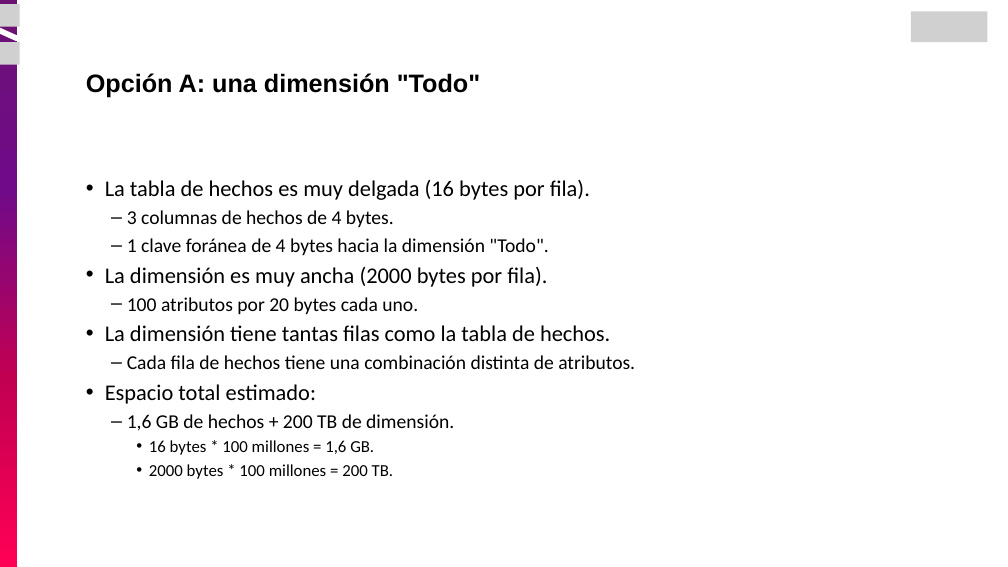
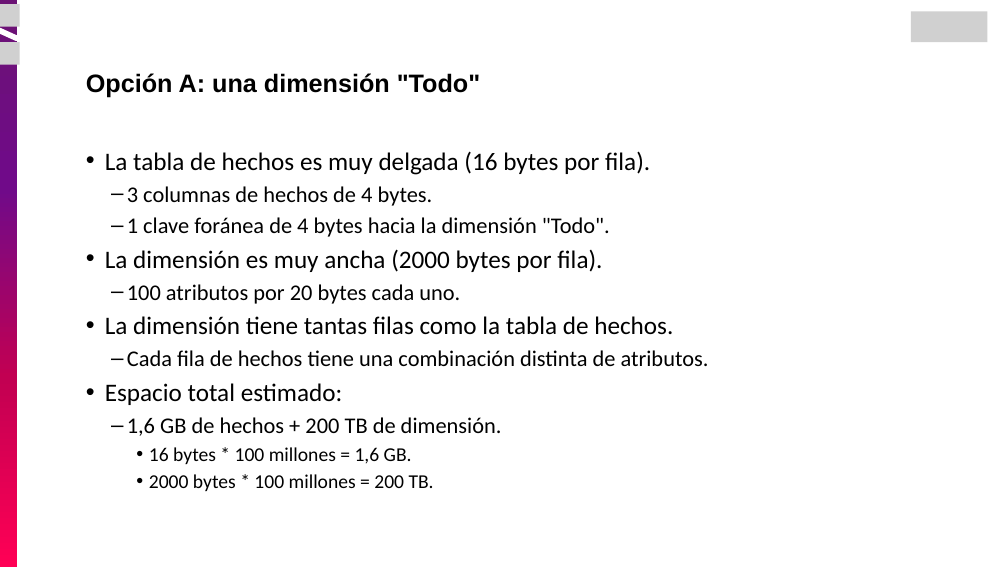
Before and after one commit to pariasm97/curso-ingenieria-de-datos, a slide deck: slide 84 of modulo-02_bases_datos/02_Bodegas de Datos - Intro Redshift/01_Bodegas de Datos.pptx (slide 74 before the commit). Drawn at 1008x567 pixels with LibreOffice and Linux fonts; fonts in the diff are those of the drawing; grey boxes stand for pictures. Boxes give left, top, right and bottom in pixels: in the first picture for what was removed or moved away, otherwise in the second. Text is boxed around its words. In the diff, an @@ line names an element or a change of style, - is before the commit and + after.

Commit message:
Add example of  logical design

```diff
--- a/modulo-02_bases_datos/02_Bodegas de Datos - Intro Redshift/01_Bodegas de Datos.pptx
+++ b/modulo-02_bases_datos/02_Bodegas de Datos - Intro Redshift/01_Bodegas de Datos.pptx
@@ text "La tabla de hechos es ...": place and size @@
-text "La tabla de hechos es ..." at (105,180,635,479)
+text "La tabla de hechos es ..." at (105,151,709,491)
@@ text "La tabla de hechos es ..." at (105,151,709,491): size 32 to 36 pt in "La tabla de hechos es muy delgada ...", "La dimensión es muy ancha (2000 bytes ...", "La dimensión tiene tantas filas como la ...", "Espacio total estimado:"; size 28 to 32 pt in "3 columnas de hechos de 4 bytes.", "1 clave foránea de 4 bytes hacia ...", "100 atributos por 20 bytes cada uno.", "Cada fila de hechos tiene una combinación ..." and 1 more places; size 24 to 28 pt in "16 bytes * 100 millones = 1,6 ...", "2000 bytes * 100 millones = 200 ..." @@
```
Also in this commit, not shown: 22 other slides changed, 13 slides added.
